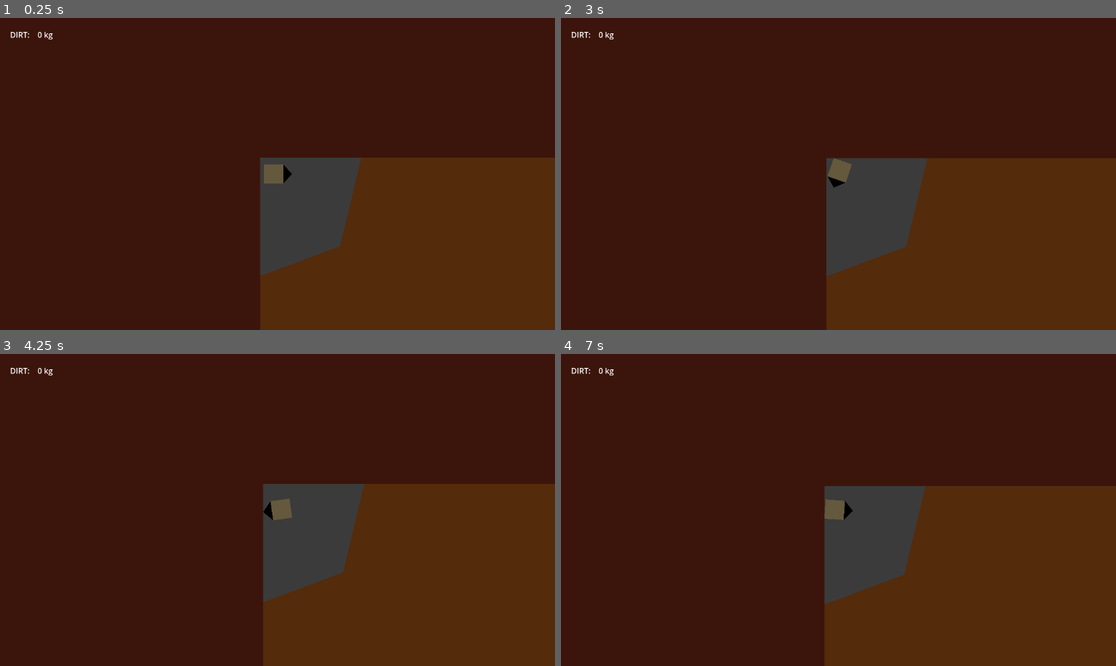
Above: before the commit, frames 1-4 (two rows, left to right).
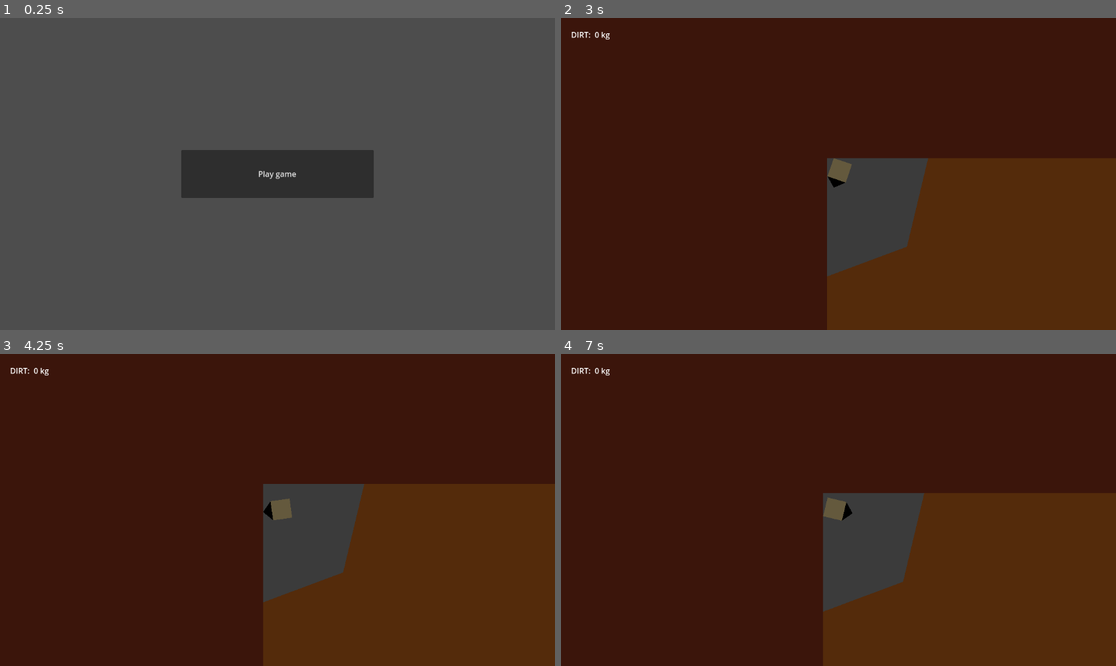
Above: after the commit, the same moments.

Repository: ConorDavidLawton/Drill-game
Game: Godot game, scene res://main_menu.tscn
The game is run twice, just before and just after one commit, with the same random seed, the same clock (stepped at 60 frames per second) and the same inputs. Before the commit the project starts from res://main.tscn.
Inputs (mouse positions are in pixels of both pictures, inside the frame that each line leads up to):
- Up to frame 1 (0.25 s): no input
- Up to frame 2 (3 s): click (838, 174) at 0.5 s, where only the run after the commit has a clickable "Play game"; tap Enter at 1.25 s; hold D (right) 1.28-2.03 s; tap Space at 2 s; hold S (down) 2.03-2.78 s; hold D (right) from 2.78 s (still down)
- Up to frame 3 (4.25 s): release D (right) at 3.53 s; hold W (up) from 3.53 s (still down)
- Up to frame 4 (7 s): release W (up) at 4.28 s; hold A (left) 4.28-5 s; tap Escape (pause) at 4.9 s; click (838, 435) at 5 s, where only the run after the commit has a clickable "Resume"; tap Enter at 5.75 s; hold A (left) 5.78-6.53 s; hold S (down) from 6.53 s (still down)

The runs differ from the first frame. In frame 1, 95% of the frame differs, in the area x 0-100%, y 0-100%; in frame 2, 0.1%; in frame 3, less than 0.1%; in frame 4, 1.7%.

Commit message:
Created pause menu and main menu. Refactored to game scene instead of main scene

Diff:
--- a/Player.gd
+++ b/Player.gd
@@ -15,7 +15,7 @@
 func drill():
 	if object_hit.is_in_group("Destructibles"):
 		object_hit.get_parent().clip($"DestructionArea/DestructionPoly")
-		get_node("/root/Main/Headsup").update_dirt()
+		get_node("/root/Game/Headsup").update_dirt()
 
 func get_input():
 	rotation_direction = Input.get_axis("left", "right")
--- a/base.tscn
+++ b/base.tscn
@@ -12,34 +12,34 @@
 polygon = PackedVector2Array(0, 0, 1150, 0, 1150, 650, 0, 650)
 metadata/_edit_lock_ = true
 
-[node name="Area2D" type="StaticBody2D" parent="."]
+[node name="Bottom bound" type="StaticBody2D" parent="."]
 
-[node name="CollisionShape2D" type="CollisionShape2D" parent="Area2D"]
+[node name="CollisionShape2D" type="CollisionShape2D" parent="Bottom bound"]
 position = Vector2(500, 650)
 shape = SubResource("WorldBoundaryShape2D_rpelm")
 
-[node name="Area2D2" type="StaticBody2D" parent="."]
+[node name="Top bound" type="StaticBody2D" parent="."]
 
-[node name="CollisionShape2D2" type="CollisionShape2D" parent="Area2D2"]
+[node name="CollisionShape2D2" type="CollisionShape2D" parent="Top bound"]
 position = Vector2(500, 0)
 rotation = -3.14159
 shape = SubResource("WorldBoundaryShape2D_qlnyv")
 
-[node name="Area2D3" type="StaticBody2D" parent="."]
+[node name="Left bound" type="StaticBody2D" parent="."]
 
-[node name="CollisionShape2D" type="CollisionShape2D" parent="Area2D3"]
+[node name="CollisionShape2D" type="CollisionShape2D" parent="Left bound"]
 position = Vector2(0, 300)
 rotation = 1.5708
 shape = SubResource("WorldBoundaryShape2D_rpelm")
 
-[node name="Area2D4" type="StaticBody2D" parent="."]
+[node name="Right bound" type="StaticBody2D" parent="."]
 
-[node name="CollisionShape2D" type="CollisionShape2D" parent="Area2D4"]
+[node name="CollisionShape2D" type="CollisionShape2D" parent="Right bound"]
 position = Vector2(1150, 300)
 rotation = -1.5708
 shape = SubResource("WorldBoundaryShape2D_rpelm")
 
-[node name="Polygon2D" type="Polygon2D" parent="."]
+[node name="Wall colour" type="Polygon2D" parent="."]
 z_index = -2
 color = Color(0.235294, 0.0862745, 0.0431373, 1)
 polygon = PackedVector2Array(-477, -327, 1618, -321, 1615, 1114, -468, 1099)
--- /dev/null
+++ b/game.tscn
@@ -0,0 +1,19 @@
+[gd_scene load_steps=6 format=3 uid="uid://bncj0ltmxu2m6"]
+
+[ext_resource type="PackedScene" uid="uid://cgyubyut6e5pg" path="res://base.tscn" id="1_r2kp0"]
+[ext_resource type="PackedScene" uid="uid://d2c671muco8bu" path="res://player.tscn" id="2_mjkv8"]
+[ext_resource type="PackedScene" uid="uid://c1q5vf08bpeg4" path="res://terrain.tscn" id="3_h4c0q"]
+[ext_resource type="PackedScene" uid="uid://bvuspw70tnamv" path="res://pause_menu.tscn" id="4_15ax6"]
+[ext_resource type="PackedScene" uid="uid://2aaysk8jm4dp" path="res://headsup.tscn" id="5_ryw5n"]
+
+[node name="Game" type="Node2D"]
+
+[node name="Base" parent="." instance=ExtResource("1_r2kp0")]
+
+[node name="Player" parent="." instance=ExtResource("2_mjkv8")]
+
+[node name="Terrain" parent="." instance=ExtResource("3_h4c0q")]
+
+[node name="Pause" parent="." instance=ExtResource("4_15ax6")]
+
+[node name="Headsup" parent="." instance=ExtResource("5_ryw5n")]
--- a/headsup.tscn
+++ b/headsup.tscn
@@ -7,7 +7,7 @@
 
 [node name="CanvasLayer" type="CanvasLayer" parent="."]
 
-[node name="Dirt container" type="HSplitContainer" parent="CanvasLayer"]
+[node name="Dirt container" type="HBoxContainer" parent="CanvasLayer"]
 offset_left = 21.0
 offset_top = 14.0
 offset_right = 113.0
--- a/main.tscn
+++ /dev/null
@@ -1,22 +0,0 @@
-[gd_scene load_steps=6 format=3 uid="uid://t8xifb0pxta1"]
-
-[ext_resource type="PackedScene" uid="uid://d2c671muco8bu" path="res://player.tscn" id="1_chbct"]
-[ext_resource type="PackedScene" uid="uid://c1q5vf08bpeg4" path="res://terrain.tscn" id="2_j55u6"]
-[ext_resource type="PackedScene" uid="uid://cgyubyut6e5pg" path="res://base.tscn" id="3_feb3f"]
-[ext_resource type="PackedScene" uid="uid://2aaysk8jm4dp" path="res://headsup.tscn" id="4_5s3k7"]
-[ext_resource type="PackedScene" uid="uid://bvuspw70tnamv" path="res://pause_menu.tscn" id="5_30qps"]
-
-[node name="Main" type="Node2D"]
-
-[node name="Base" parent="." instance=ExtResource("3_feb3f")]
-
-[node name="Terrain" parent="." instance=ExtResource("2_j55u6")]
-
-[node name="Player" parent="." instance=ExtResource("1_chbct")]
-position = Vector2(18, 17)
-
-[node name="Pause" parent="." instance=ExtResource("5_30qps")]
-position = Vector2(756.274, -407.811)
-
-[node name="Headsup" parent="." instance=ExtResource("4_5s3k7")]
-position = Vector2(756.274, -407.811)
--- /dev/null
+++ b/main_menu.gd
@@ -0,0 +1,4 @@
+extends Node2D
+
+func _on_play_pressed():
+	get_tree().change_scene_to_file("res://game.tscn")
--- /dev/null
+++ b/main_menu.tscn
@@ -0,0 +1,30 @@
+[gd_scene load_steps=2 format=3 uid="uid://d28evskcsffxt"]
+
+[ext_resource type="Script" path="res://main_menu.gd" id="1_n2ibb"]
+
+[node name="Main menu" type="Node2D"]
+script = ExtResource("1_n2ibb")
+
+[node name="CanvasLayer" type="CanvasLayer" parent="."]
+
+[node name="CenterContainer" type="CenterContainer" parent="CanvasLayer"]
+custom_minimum_size = Vector2(400, 400)
+anchors_preset = 8
+anchor_left = 0.5
+anchor_top = 0.5
+anchor_right = 0.5
+anchor_bottom = 0.5
+offset_left = -44.0
+offset_top = -15.5
+offset_right = 44.0
+offset_bottom = 15.5
+grow_horizontal = 2
+grow_vertical = 2
+
+[node name="Play" type="Button" parent="CanvasLayer/CenterContainer"]
+custom_minimum_size = Vector2(400, 100)
+layout_mode = 2
+action_mode = 0
+text = "Play game"
+
+[connection signal="pressed" from="CanvasLayer/CenterContainer/Play" to="." method="_on_play_pressed"]
--- a/pause_menu.gd
+++ b/pause_menu.gd
@@ -1,6 +1,35 @@
 extends Node2D
 
 
-func toggle_display():
-	if self.visible: self.visible = false
-	else: self.visible = true
+func toggle_paused():
+	if get_tree().paused: get_tree().paused = false
+	else: get_tree().paused = true
+	if $CanvasLayer.visible: $CanvasLayer.visible = false
+	else: $CanvasLayer.visible = true
+
+
+func get_input():
+	if Input.is_action_just_pressed("pause"):
+		print("Pause")
+		toggle_paused()
+
+
+func _on_resume_pressed():
+	toggle_paused()
+
+
+func _on_settings_pressed():
+	pass # Replace with function body.
+
+
+func _on_main_menu_pressed():
+	toggle_paused()
+	get_tree().change_scene_to_file("res://main_menu.tscn")
+
+
+func _on_exit_game_pressed():
+	get_tree().quit()
+
+
+func _process(delta):
+	get_input()
--- a/pause_menu.tscn
+++ b/pause_menu.tscn
@@ -3,32 +3,51 @@
 [ext_resource type="Script" path="res://pause_menu.gd" id="1_a26j3"]
 
 [node name="Pause" type="Node2D"]
-visible = false
+process_mode = 3
 script = ExtResource("1_a26j3")
 
 [node name="CanvasLayer" type="CanvasLayer" parent="."]
 visible = false
 
-[node name="Control" type="PopupMenu" parent="CanvasLayer"]
-title = "Paused"
-position = Vector2i(325, 50)
-size = Vector2i(500, 550)
-item_count = 1
-item_0/text = "Paused"
-item_0/id = 0
+[node name="Control" type="CenterContainer" parent="CanvasLayer"]
+anchors_preset = 8
+anchor_left = 0.5
+anchor_top = 0.5
+anchor_right = 0.5
+anchor_bottom = 0.5
+offset_left = -285.5
+offset_top = -287.5
+offset_right = 285.5
+offset_bottom = 287.5
+grow_horizontal = 2
+grow_vertical = 2
 
-[node name="PanelContainer" type="PanelContainer" parent="CanvasLayer/Control"]
-visible = false
-custom_minimum_size = Vector2(350, 100)
-anchors_preset = 5
-anchor_left = 0.5
-anchor_right = 0.5
-offset_left = -576.5
-offset_right = -76.5
-offset_bottom = 550.0
-grow_horizontal = 2
+[node name="PanelContainer" type="VBoxContainer" parent="CanvasLayer/Control"]
+z_index = 2
+custom_minimum_size = Vector2(450, 400)
+layout_mode = 2
 
-[node name="TextureButton" type="TextureButton" parent="CanvasLayer/Control/PanelContainer"]
-visible = false
+[node name="Resume" type="Button" parent="CanvasLayer/Control/PanelContainer"]
 custom_minimum_size = Vector2(350, 100)
 layout_mode = 2
+text = "Resume"
+
+[node name="Settings" type="Button" parent="CanvasLayer/Control/PanelContainer"]
+custom_minimum_size = Vector2(350, 100)
+layout_mode = 2
+text = "Settings"
+
+[node name="Main menu" type="Button" parent="CanvasLayer/Control/PanelContainer"]
+custom_minimum_size = Vector2(350, 100)
+layout_mode = 2
+text = "Main menu"
+
+[node name="Exit game" type="Button" parent="CanvasLayer/Control/PanelContainer"]
+custom_minimum_size = Vector2(350, 100)
+layout_mode = 2
+text = "Exit game"
+
+[connection signal="pressed" from="CanvasLayer/Control/PanelContainer/Resume" to="." method="_on_resume_pressed"]
+[connection signal="pressed" from="CanvasLayer/Control/PanelContainer/Settings" to="." method="_on_settings_pressed"]
+[connection signal="pressed" from="CanvasLayer/Control/PanelContainer/Main menu" to="." method="_on_main_menu_pressed"]
+[connection signal="pressed" from="CanvasLayer/Control/PanelContainer/Exit game" to="." method="_on_exit_game_pressed"]
--- a/project.godot
+++ b/project.godot
@@ -11,7 +11,7 @@
 [application]
 
 config/name="Drill game"
-run/main_scene="res://main.tscn"
+run/main_scene="res://main_menu.tscn"
 config/features=PackedStringArray("4.2", "Mobile")
 config/icon="res://icon.svg"
 
